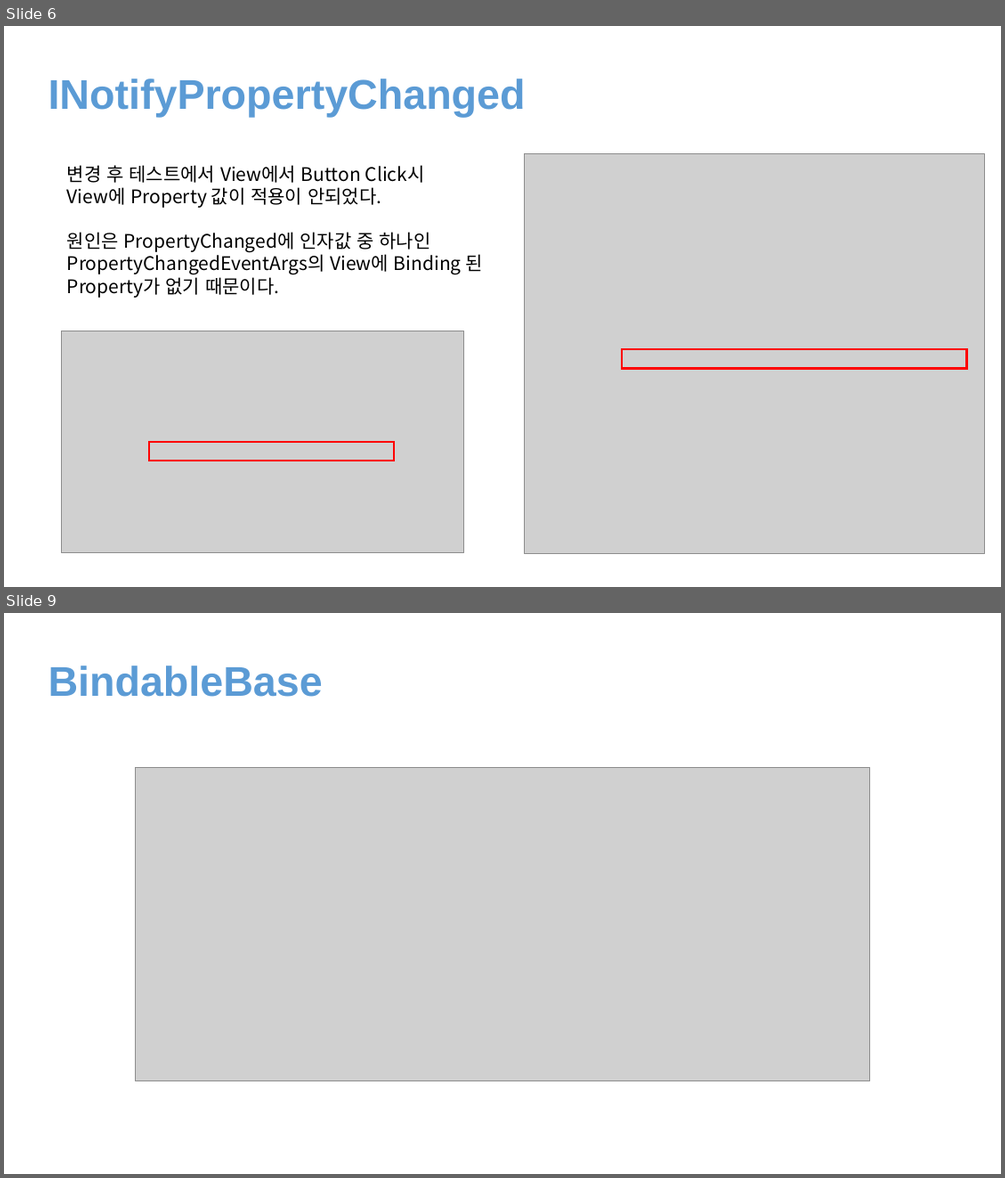
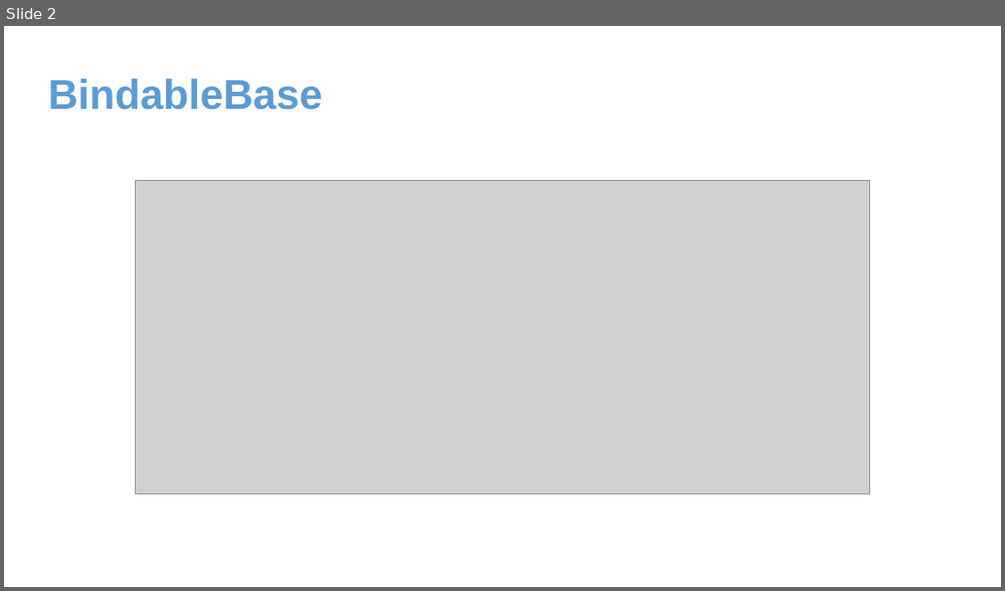
Before and after one commit to juniair/Summary-PPT, a slide deck: Prism.pptx. Shown one above the other, each under a label of ours: slides 6 and 9 before the commit, slide 2 after it; the slides between them are not shown. The pictures are 1005x1178 and 1005x591 pixels, drawn with LibreOffice and Linux fonts; fonts in the diff are those of the drawing; grey boxes stand for pictures. Boxes give left, top, right and bottom in pixels: in the first picture for what was removed or moved away, otherwise in the second. Text is boxed around its words. In the diff, an @@ line names an element or a change of style, - is before the commit and + after.

```diff
--- a/Prism.pptx
+++ b/Prism.pptx
@@ slide 6 removed at bbox=[4, 26, 1001, 587], background #FFFFFF @@
@@ text removed at bbox=[48, 79, 526, 117] @@
-INotifyPropertyChanged
@@ picture removed at bbox=[525, 154, 985, 554] @@
@@ text removed at bbox=[67, 165, 482, 297] @@
-변경 후 테스트에서 View에서 Button Click시
-View에 Property 값이 적용이 안되었다.
-원인은 PropertyChanged에 인자값 중 하나인
-PropertyChangedEventArgs의 View에 Binding 된
-Property가 없기 때문이다.
@@ picture removed at bbox=[61, 331, 464, 553] @@
@@ rectangle removed at bbox=[622, 349, 967, 369] @@
@@ rectangle removed at bbox=[149, 442, 395, 460] @@
@@ what was slide 9 is now slide 2 @@
```
Also in this commit, not shown: 1 slide added, 7 other slides removed, 5 other files.
